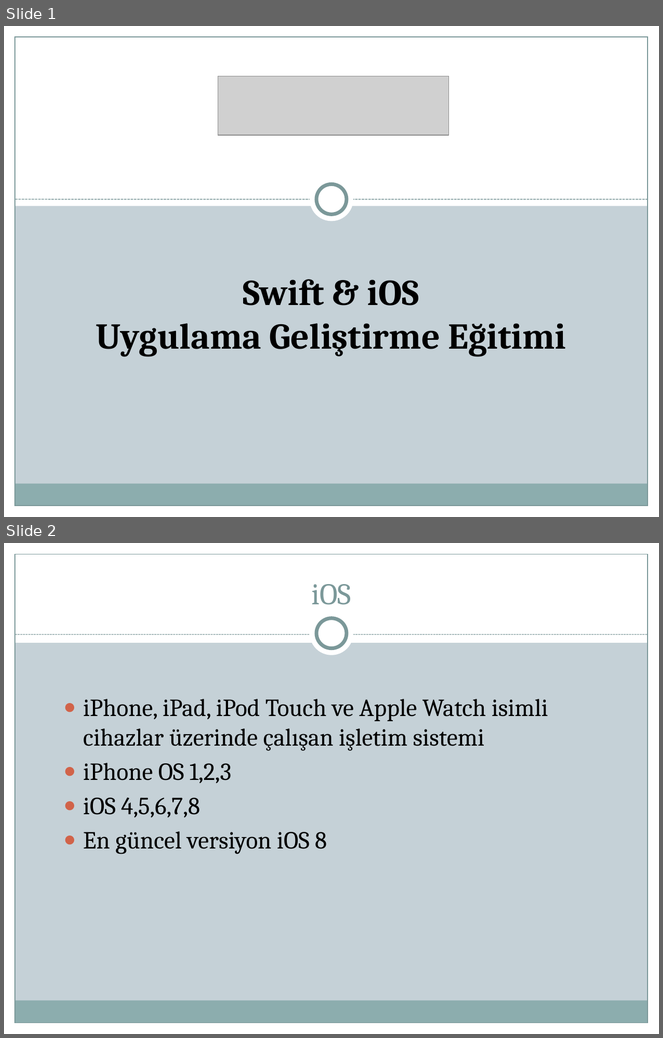
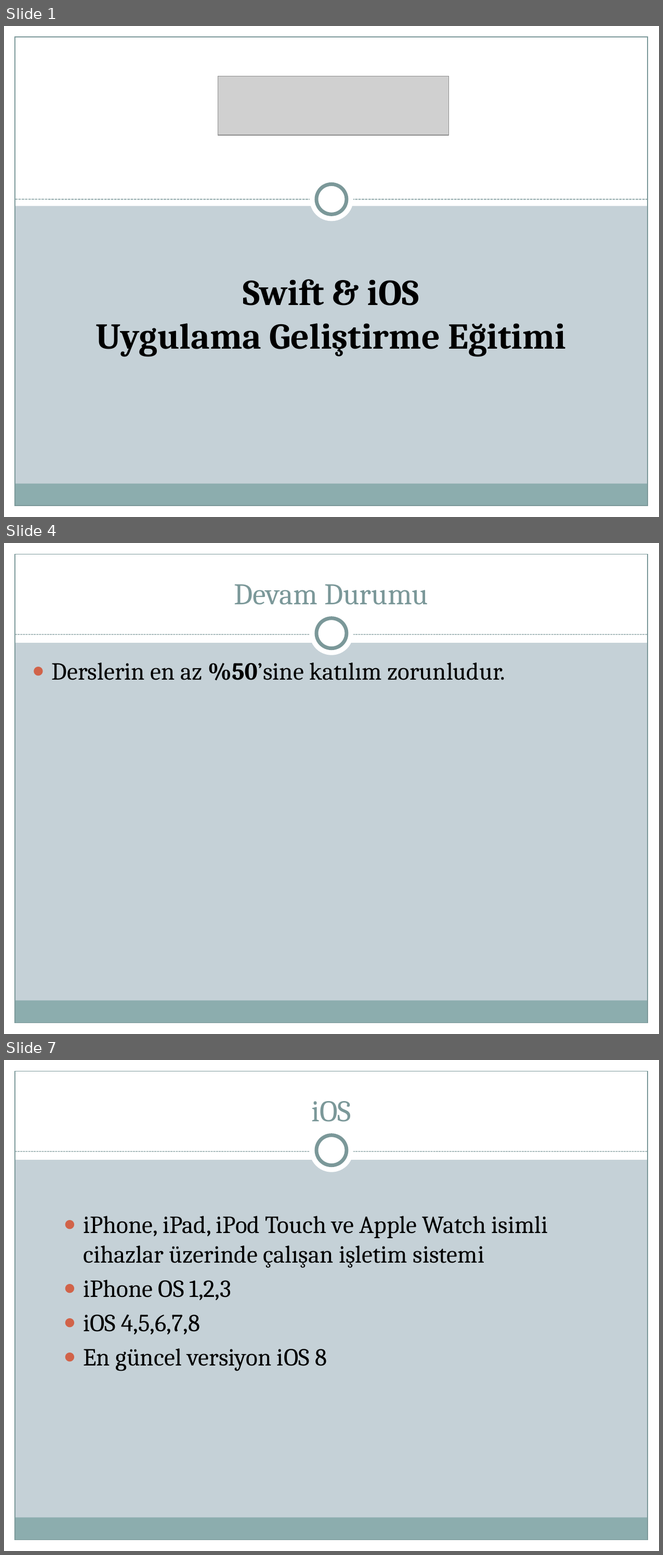
Before and after one commit to suleymancalik/Wissen-Swift, a slide deck: Slides/PPTX/Wissen-Swift-1.pptx. Shown one above the other, each under a label of ours: slides 1 and 2 before the commit, slides 1, 4 and 7 after it; the slides between them are not shown. The pictures are 663x1038 and 663x1555 pixels, drawn with LibreOffice and Linux fonts; fonts in the diff are those of the drawing; grey boxes stand for pictures. Boxes give left, top, right and bottom in pixels: in the first picture for what was removed or moved away, otherwise in the second. Text is boxed around its words. In the diff, an @@ line names an element or a change of style, - is before the commit and + after.

```diff
--- a/Slides/PPTX/Wissen-Swift-1.pptx
+++ b/Slides/PPTX/Wissen-Swift-1.pptx
@@ slide 4 added at box(4, 543, 659, 1034), background #C5D1D7; not listed: 9 template elements that a slide beside it also shows @@
@@ title added at box(234, 584, 428, 605), 33 pt, text #7C999A @@
+Devam Durumu
@@ text added at box(52, 663, 505, 681), 27 pt, text #000000 @@
+● Derslerin en az %50’sine katılım zorunludur.
@@ what was slide 2 is now slide 7 @@
```
Also in this commit, not shown: 4 other slides added.
